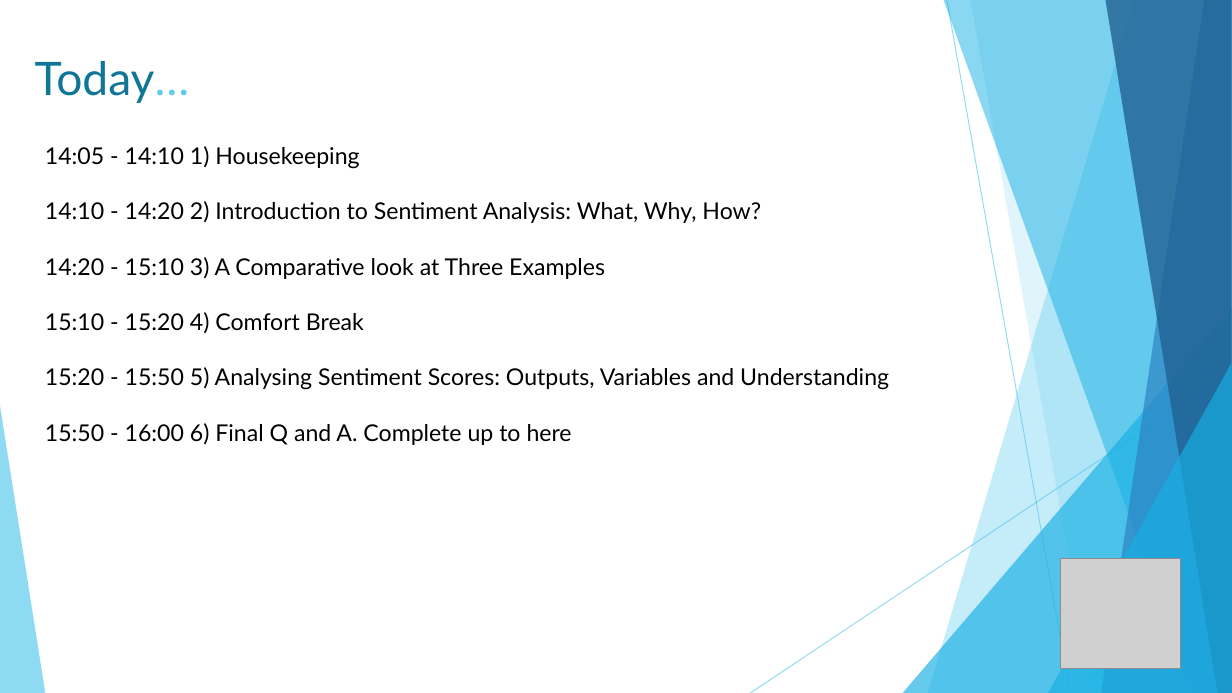
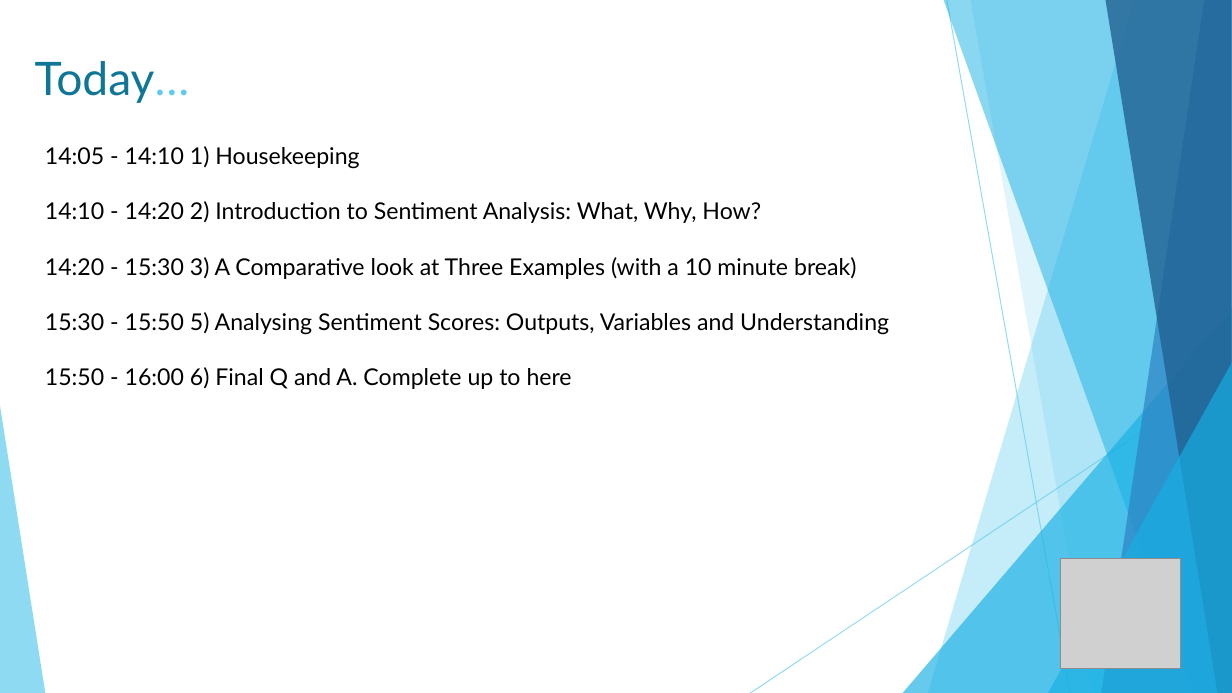
Before and after one commit to DCS-training/Comparing-Sentiment-Analysis-Models-in-R, a slide deck: slide 3 of Sentiment Analysis.pptx. Drawn at 1232x693 pixels with LibreOffice and Linux fonts; fonts in the diff are those of the drawing; grey boxes stand for pictures. Boxes give left, top, right and bottom in pixels: in the first picture for what was removed or moved away, otherwise in the second. Text is boxed around its words. In the diff, an @@ line names an element or a change of style, - is before the commit and + after.

```diff
--- a/Sentiment Analysis.pptx
+++ b/Sentiment Analysis.pptx
@@ text at (x1=45, y1=257, x2=889, y2=335): text changed @@
-14:20 - 15:10 3) A Comparative look at Three Examples
-15:10 - 15:20 4) Comfort Break
-15:20 - 15:50 5) Analysing Sentiment Scores: Outputs, Variables and Understanding
+14:20 - 15:30 3) A Comparative look at Three Examples (with a 10 minute break)
+15:30 - 15:50 5) Analysing Sentiment Scores: Outputs, Variables and Understanding
```
